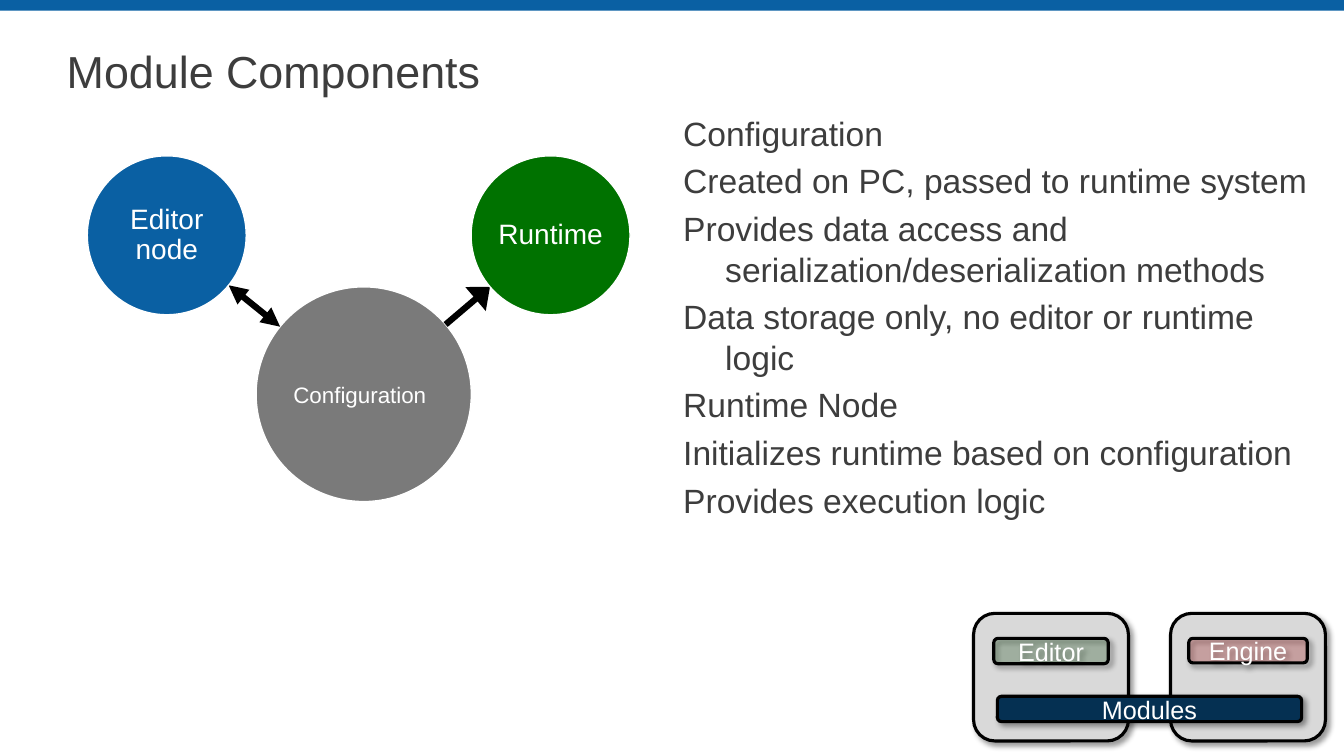
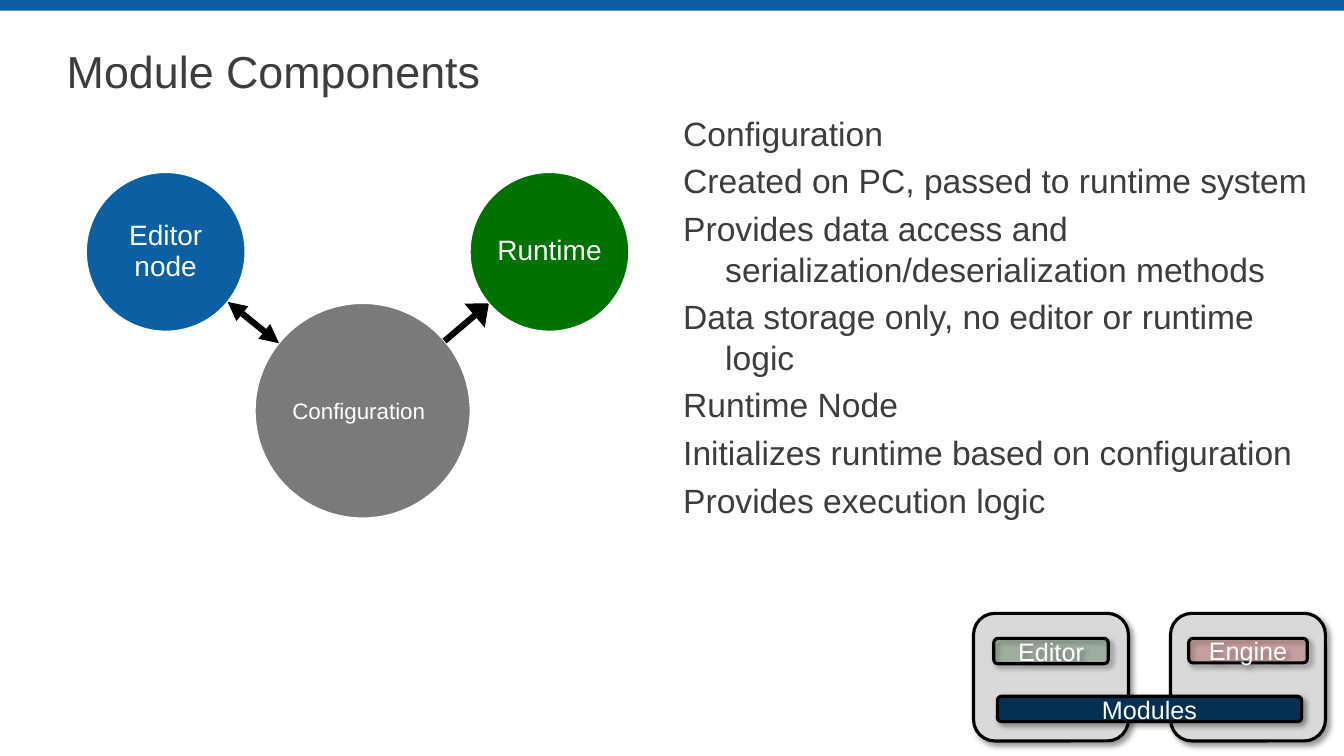
Before and after one commit to LabVIEW-DCAF/Documentation, a slide deck: slide 26 of Trunk/Getting Started Material/DCAF Training/3 DCAF Components.pptx (slide 25 before the commit). Drawn at 1344x756 pixels with LibreOffice and Linux fonts; fonts in the diff are those of the drawing; background and template pictures are left out. Boxes give left, top, right and bottom in pixels: in the first picture for what was removed or moved away, otherwise in the second. Text is boxed around its words. In the diff, an @@ line names an element or a change of style, - is before the commit and + after.

```diff
--- a/Trunk/Getting Started Material/DCAF Training/3 DCAF Components.pptx
+++ b/Trunk/Getting Started Material/DCAF Training/3 DCAF Components.pptx
@@ 3 texts, 3 ellipses, 2 freeform shapes: place and size @@
-3 texts, 3 ellipses, 2 freeform shapes at [88, 156, 630, 502]
+3 texts, 3 ellipses, 2 freeform shapes at [87, 172, 629, 518]
```
Also in this commit, not shown: 12 other slides changed, 1 slide added, 2 other files.
